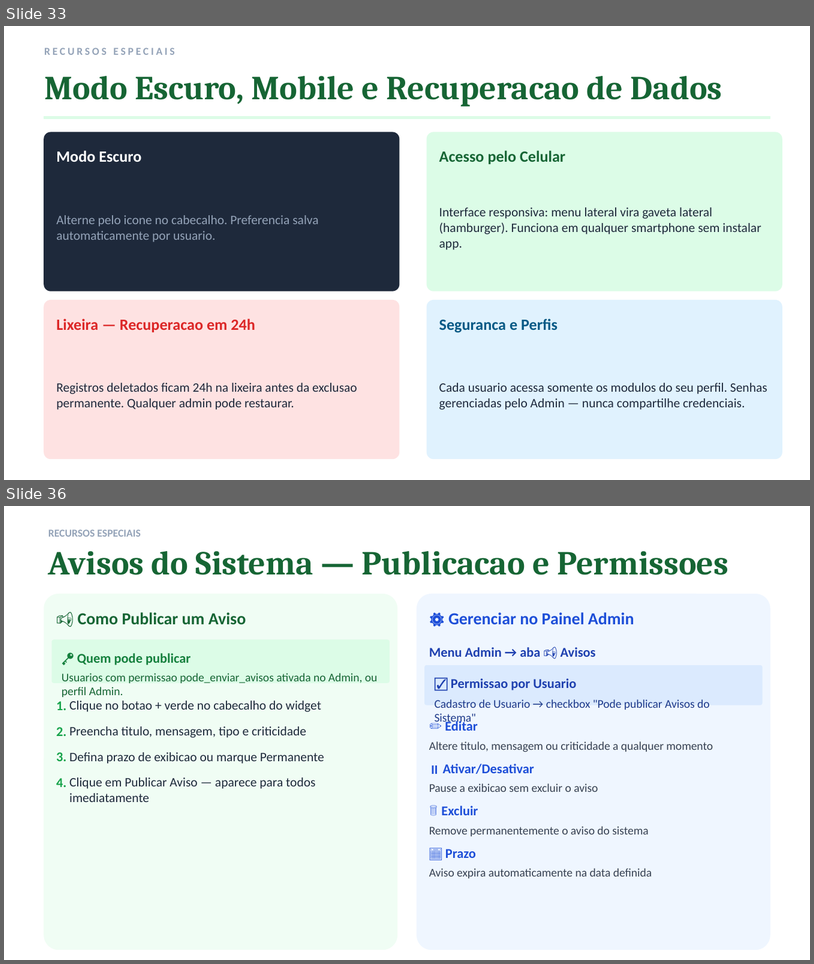
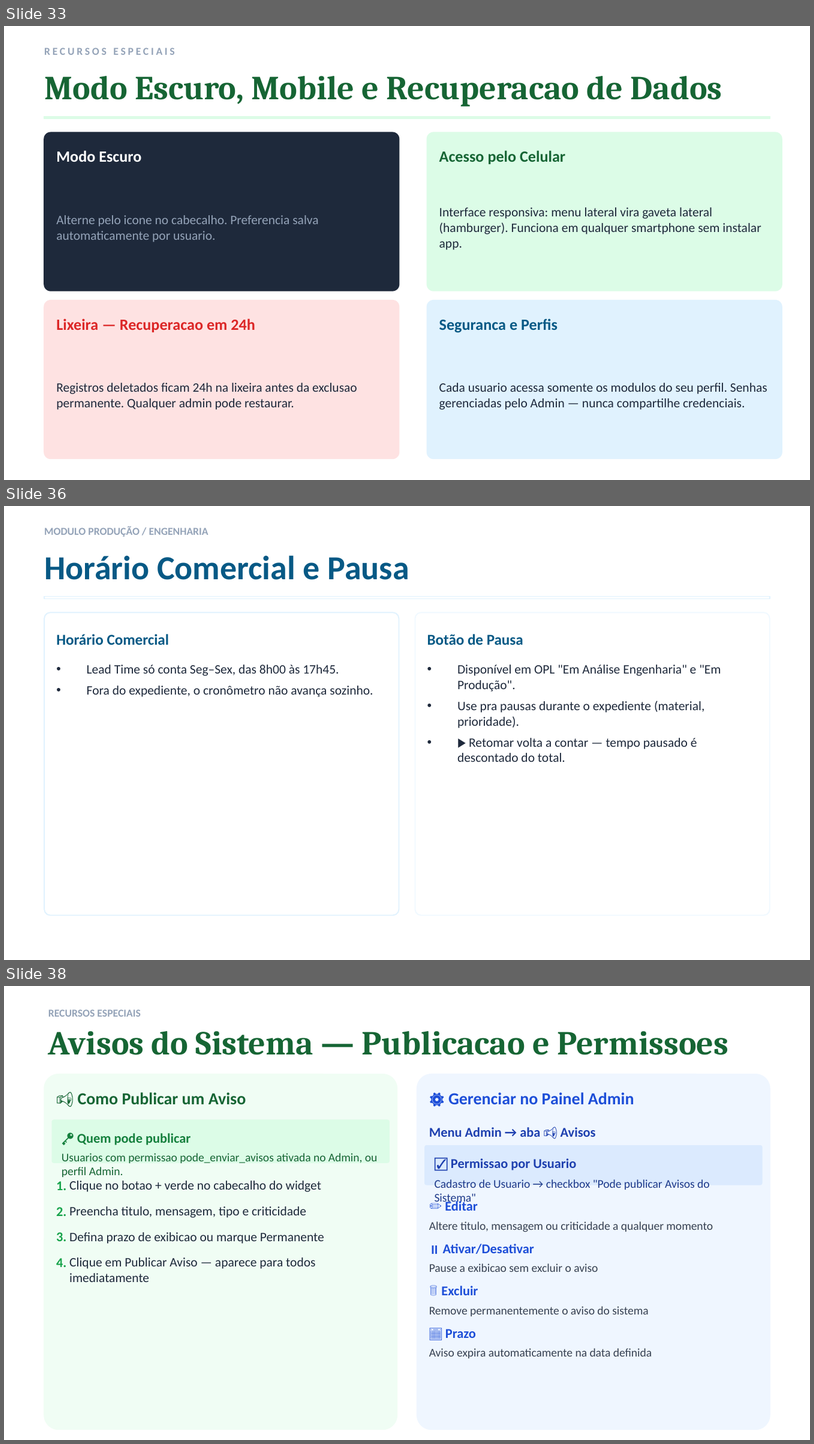
Before and after one commit to spinsc/ACN, a slide deck: ACN_Sinal_Verde_Treinamento.pptx. Shown one above the other, each under a label of ours: slides 33 and 36 before the commit, slides 33, 36 and 38 after it; the slides between them are not shown. The pictures are 814x964 and 814x1444 pixels, drawn with LibreOffice and Linux fonts; fonts in the diff are those of the drawing. Boxes give left, top, right and bottom in pixels: in the first picture for what was removed or moved away, otherwise in the second. Text is boxed around its words. In the diff, an @@ line names an element or a change of style, - is before the commit and + after.

```diff
--- a/ACN_Sinal_Verde_Treinamento.pptx
+++ b/ACN_Sinal_Verde_Treinamento.pptx
@@ slide 36 added at [4, 506, 810, 960], background #FFFFFF @@
@@ rectangle added at [4, 506, 810, 959], outline #FFFFFF 1 pt @@
@@ text added at [44, 526, 209, 537], 9.5 pt, text #94A3B8, bold @@
+MODULO PRODUÇÃO / ENGENHARIA
@@ text added at [44, 555, 409, 580], 30 pt, text #075985, bold @@
+Horário Comercial e Pausa
@@ rectangle added at [44, 597, 770, 599], outline #E0F2FE 1 pt @@
@@ rounded rectangle added at [44, 612, 399, 915], outline #E0F2FE 1 pt @@
@@ rounded rectangle added at [415, 612, 770, 915], outline #F0F9FF 1 pt @@
@@ text added at [56, 634, 169, 645], 13.5 pt, text #075985, bold @@
+Horário Comercial
@@ text added at [428, 634, 524, 645], 13.5 pt, text #075985, bold @@
+Botão de Pausa
@@ text added at [87, 664, 373, 697], 11.5 pt, text #1E293B @@
+• Lead Time só conta Seg–Sex, das 8h00 às 17h45.
+• Fora do expediente, o cronômetro não avança sozinho.
@@ text added at [458, 664, 721, 762], 11.5 pt, text #1E293B @@
+• Disponível em OPL "Em Análise Engenharia" e "Em Produção".
+• Use pra pausas durante o expediente (material, prioridade).
+• ▶ Retomar volta a contar — tempo pausado é descontado do total.
@@ what was slide 36 is now slide 38 @@
```
Also in this commit, not shown: 1 slide changed, 2 other slides added, 2 other files.
